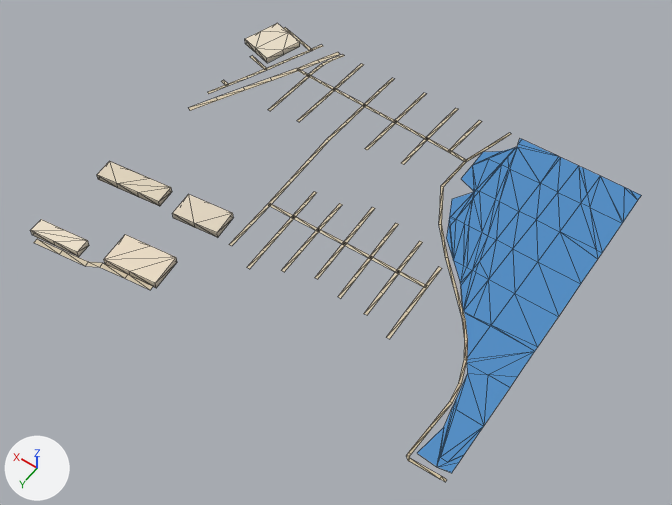
One commit to the glTF model public/assets/bengaluru-region-v1/tiles/t14_-39-l0.glb: the scene before it, then after it.
One viewpoint serves both versions: a 50 mm camera at (6876.0, -18741.0, 779.0) aimed at (7240.0, -19252.0, -24.0). Every picture has the same lights, and +X, +Y and +Z are marked at lower left. The older version comes first. Mesh edges are drawn as thin lines.

Names of what the first picture shows: 'building', 'ground', 'water'.
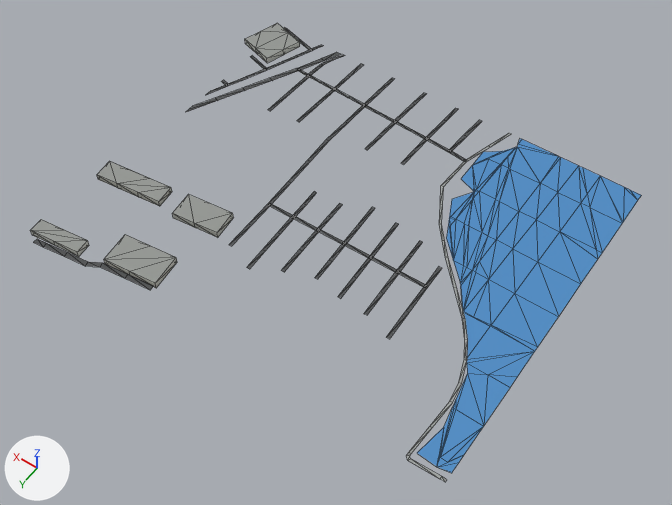
What the commit changed:
me_building is used by ob_building; location (7000.0, -19500.0, 0.0).
me_building had 68 vertices, 90 faces and spanned x 345.0..522.0, y 5.0..434.0, z 0.0..8.0.
me_building now has 68 vertices, 112 faces and spans x 345.0..522.0, y 5.0..434.0, z 0.0..8.0.
me_building part 1: 90 kept faces spanning x 345.0..522.0, y 5.0..434.0, z 0.0..8.0 get new vertex colours.
Edits to the shape of me_building do not show in these pictures.
me_ground is used by ob_ground; location (7000.0, -19500.0, 0.0).
me_ground had 284 vertices, 228 faces and spanned x 0.0..503.0, y -1.0..441.0, z 1.0.
me_ground now has 293 vertices, 237 faces and spans x 0.0..500.0, y 0.0..441.0, z 1.0.
Part 2, on me_ground:
13 vertices are removed from x 174.0..501.0, y -1.0..72.0, z 1.0.
24 faces are deleted.
7 vertices move from x 283.0..473.0, y -1.0..31.0, z 1.0 to x 283.0..479.0, y 0.0..24.0, z 1.0.
18 vertices are added at x 174.0..500.0, y 0.0..72.0, z 1.0.
29 new faces join them.
Part 3, on me_ground:
3 vertices are removed from x 481.0..501.0, y 128.0..190.0, z 1.0.
4 faces are deleted.
7 vertices move from x 466.0..503.0, y 121.0..188.0, z 1.0 to x 466.0..500.0, y 122.0..182.0, z 1.0.
5 vertices are added at (500.0, 124.0, 1.0), (482.0, 158.0, 1.0), (500.0, 191.0, 1.0), (498.0, 192.0, 1.0), (500.0, 196.0, 1.0).
6 new faces join them.
Part 4, on me_ground:
2 vertices are removed from x 466.0..467.0, y 430.0..436.0, z 1.0.
4 faces are deleted.
4 vertices are added at (487.0, 439.0, 1.0), (487.0, 433.0, 1.0), (460.0, 435.0, 1.0), (460.0, 429.0, 1.0).
6 new faces join them.
me_ground part 5: 196 kept faces spanning x 0.0..500.0, y 0.0..431.0, z 1.0 get new vertex colours; the middle colour goes from beige #d7c9ae to dark grey #535556.

Pixel boxes [x1, y1, x2, y2] of what changed, in the pictures (672 x 505 px; the box of a moved part takes in the faces that stretch with it):
'ground', reshaped: before [34, 27, 511, 482]; after [33, 28, 511, 482]
part 1 of me_building, recoloured: [30, 23, 300, 288] in both
part 2 of me_ground, moved or reshaped: before [250, 27, 511, 161]; after [250, 28, 511, 161]
part 3 of me_ground, moved or reshaped: before [189, 78, 272, 111]; after [186, 78, 272, 112]
part 4 of me_ground, moved or reshaped: before [34, 239, 88, 266]; after [33, 239, 88, 266]
part 5 of me_ground, recoloured: [86, 45, 482, 482] in both
